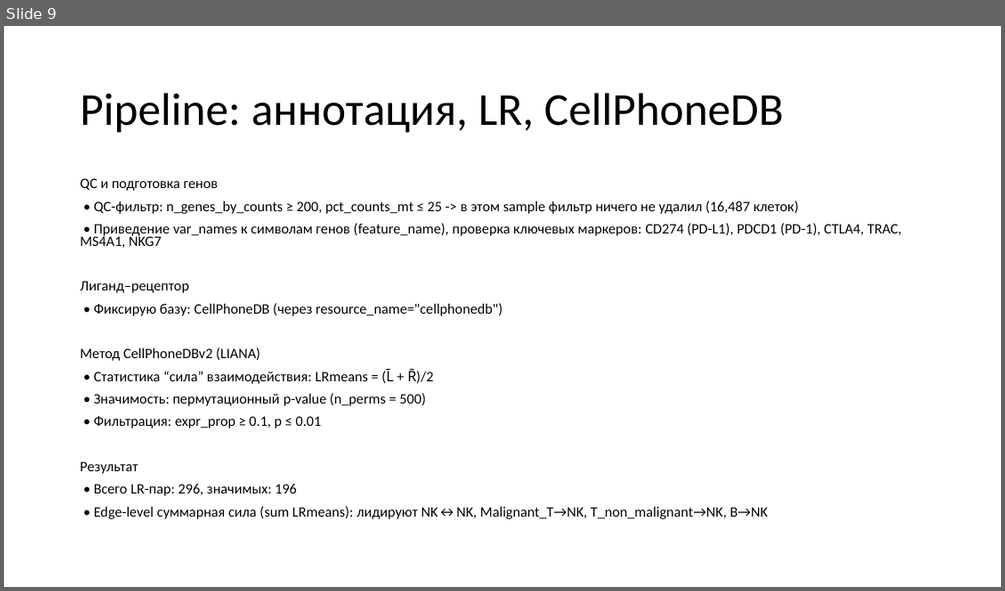
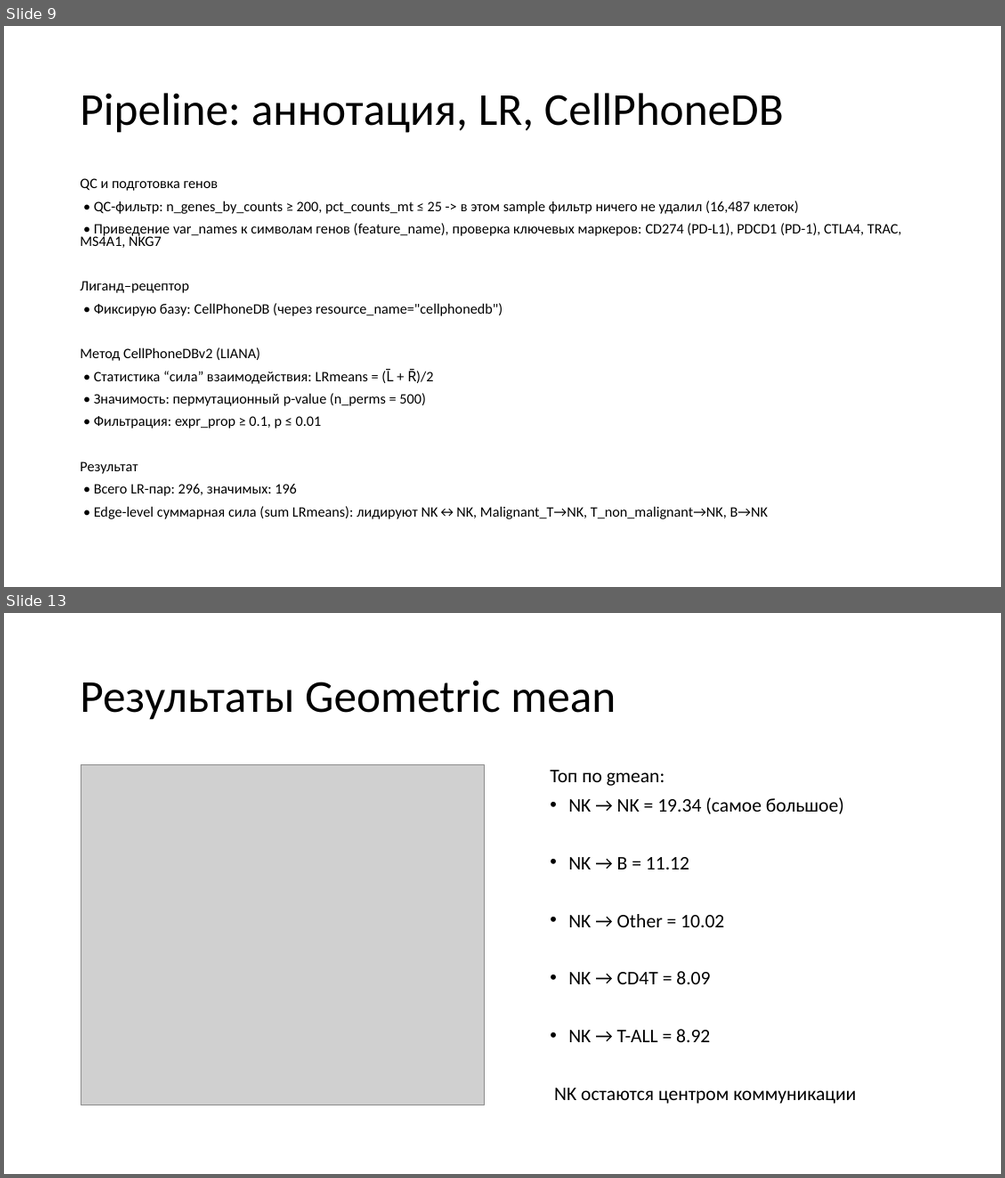
Before and after one commit to mrvagabov/sc-genomics, a slide deck: Анализ межклеточных взаимодействий_Вагабов.pptx. Shown one above the other, each under a label of ours: slide 9 before the commit, slides 9 and 13 after it; the slides between them are not shown. The pictures are 1005x591 and 1005x1178 pixels, drawn with LibreOffice and Linux fonts; fonts in the diff are those of the drawing; grey boxes stand for pictures. Boxes give left, top, right and bottom in pixels: in the first picture for what was removed or moved away, otherwise in the second. Text is boxed around its words. In the diff, an @@ line names an element or a change of style, - is before the commit and + after.

```diff
--- a/Анализ межклеточных взаимодействий_Вагабов.pptx
+++ b/Анализ межклеточных взаимодействий_Вагабов.pptx
@@ slide 13 added at [4, 613, 1001, 1174], background #FFFFFF @@
@@ title added at [80, 680, 615, 720], 44 pt, text #000000 @@
+Результаты Geometric mean
@@ picture added at [81, 765, 484, 1105] @@
@@ text added at [550, 770, 856, 1103], 18.5 pt, text #000000 @@
+Топ по gmean:
+• NK → NK = 19.34 (самое большое)
+• NK → B = 11.12
+• NK → Other = 10.02
+• NK → CD4T = 8.09
+• NK → T-ALL = 8.92
+NK остаются центром коммуникации
```
Also in this commit, not shown: 2 slides changed, 5 other slides added, 9 slides removed, 1 other file.
